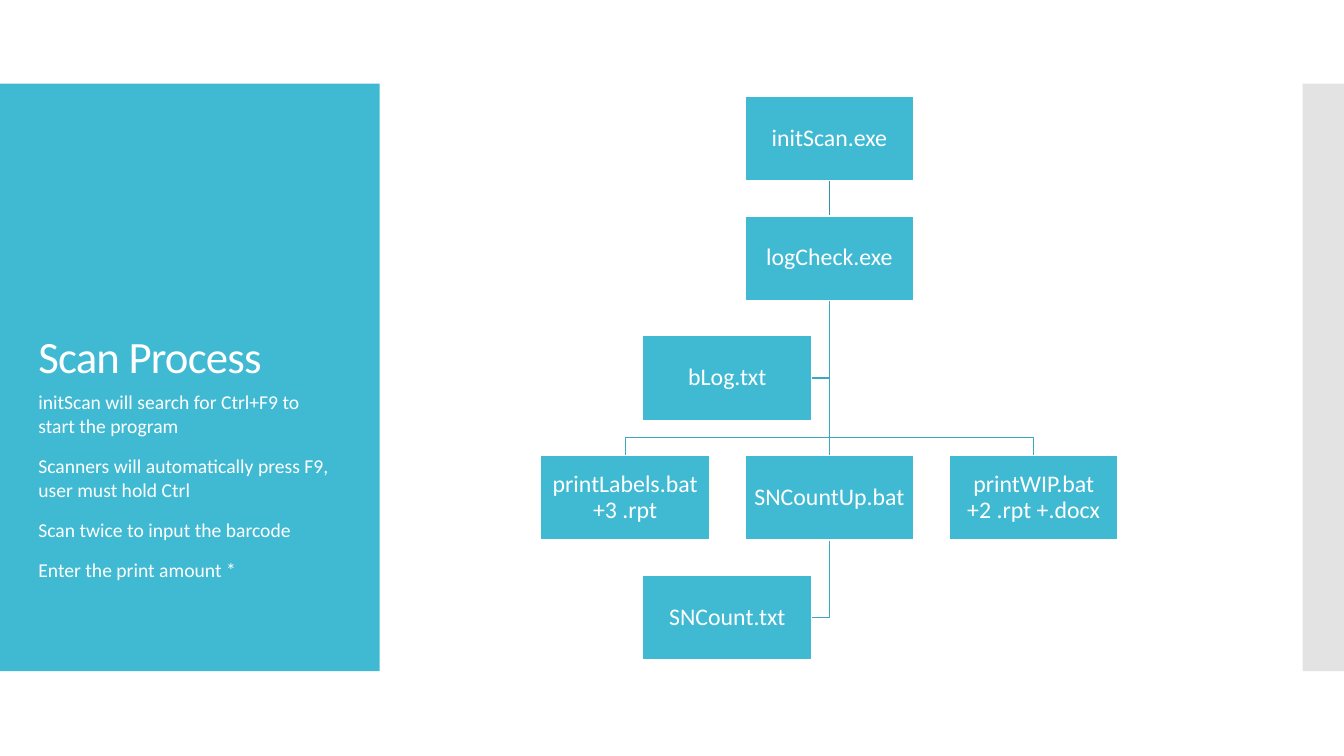
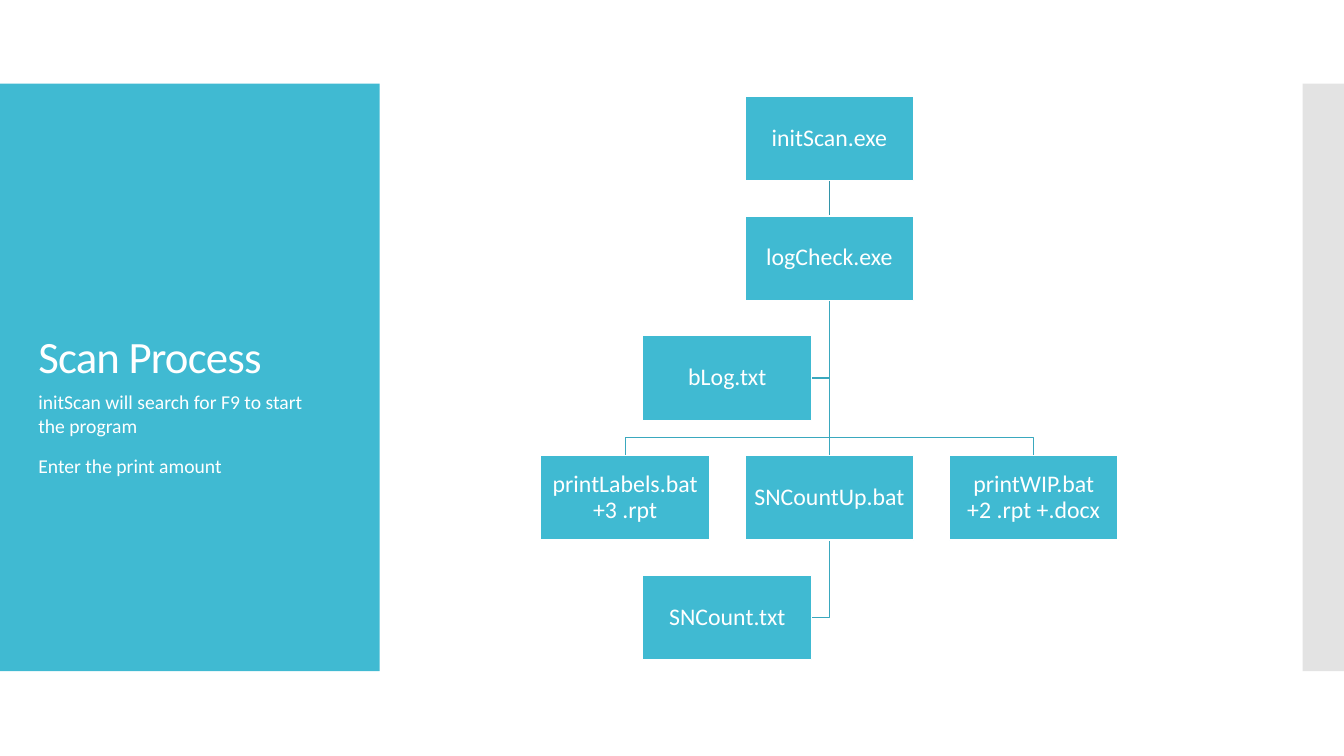
Before and after one commit to pixustechnologies/labelSerialNumberProject, a slide deck: slide 7 of LabelSerialNumberChangeProposal.pptx. Drawn at 1344x756 pixels with LibreOffice and Linux fonts; fonts in the diff are those of the drawing. Boxes give left, top, right and bottom in pixels: in the first picture for what was removed or moved away, otherwise in the second. Text is boxed around its words. In the diff, an @@ line names an element or a change of style, - is before the commit and + after.

```diff
--- a/LabelSerialNumberChangeProposal.pptx
+++ b/LabelSerialNumberChangeProposal.pptx
@@ text at [38, 395, 303, 476]: text changed @@
-initScan will search for Ctrl+F9 to start the program
-Scanners will automatically press F9, user must hold Ctrl
-Scan twice to input the barcode
-Enter the print amount *
+initScan will search for F9 to start the program
+Enter the print amount
```
Also in this commit, not shown: 5 other slides changed, 5 other files.
